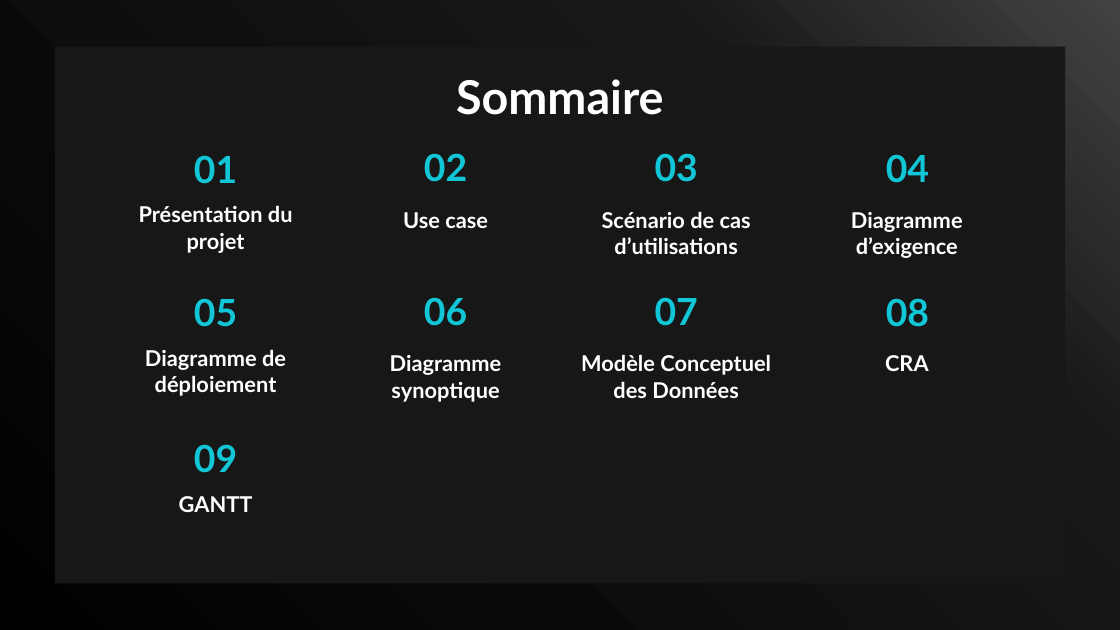
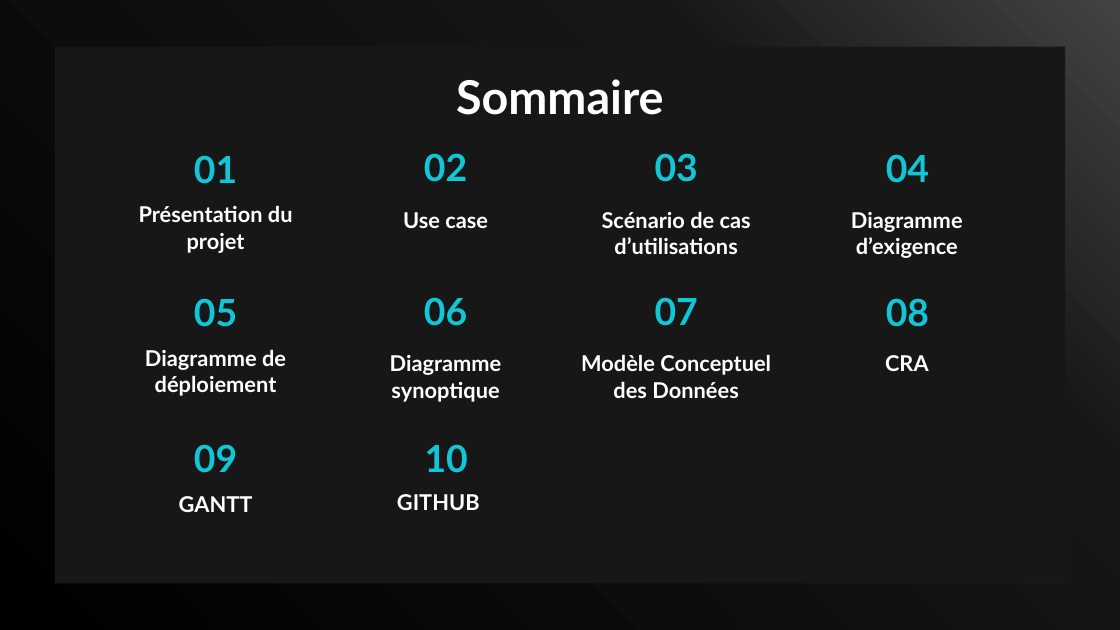
Before and after one commit to LeducJean/ProjetDMX, a slide deck: slide 2 of documentation/Powerpoint projet DMX.pptx. Drawn at 1120x630 pixels with LibreOffice and Linux fonts; fonts in the diff are those of the drawing; background and template pictures are left out. Boxes give left, top, right and bottom in pixels: in the first picture for what was removed or moved away, otherwise in the second. Text is boxed around its words. In the diff, an @@ line names an element or a change of style, - is before the commit and + after.

```diff
--- a/documentation/Powerpoint projet DMX.pptx
+++ b/documentation/Powerpoint projet DMX.pptx
@@ title added at (x1=425, y1=444, x2=468, y2=473), 24 pt, text #11C7D7, bold @@
+10
@@ subtitle added at (x1=397, y1=494, x2=480, y2=510), 14 pt, text #FFFFFF, bold @@
+GITHUB
```
Also in this commit, not shown: 2 slides added.
